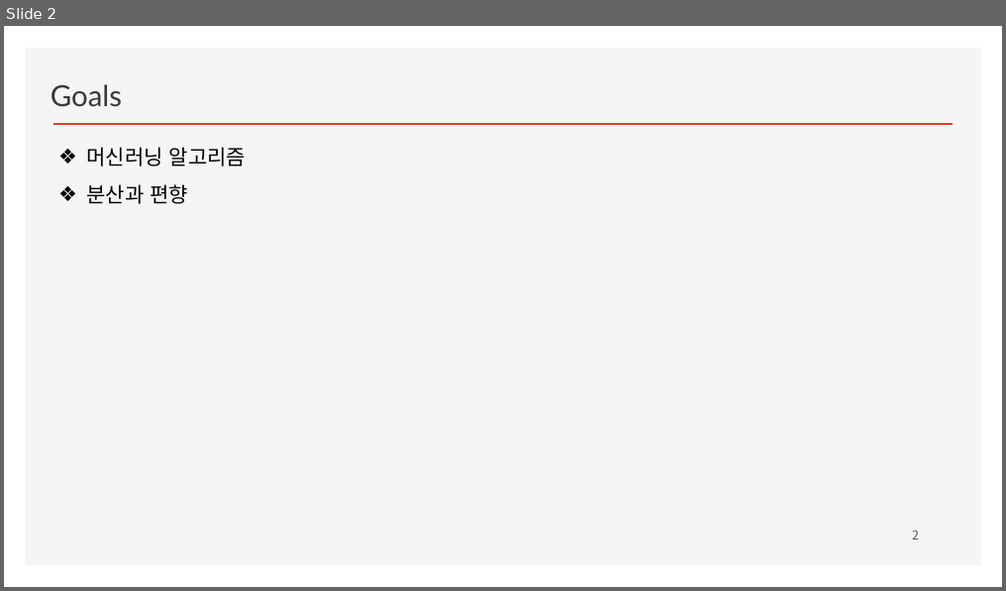
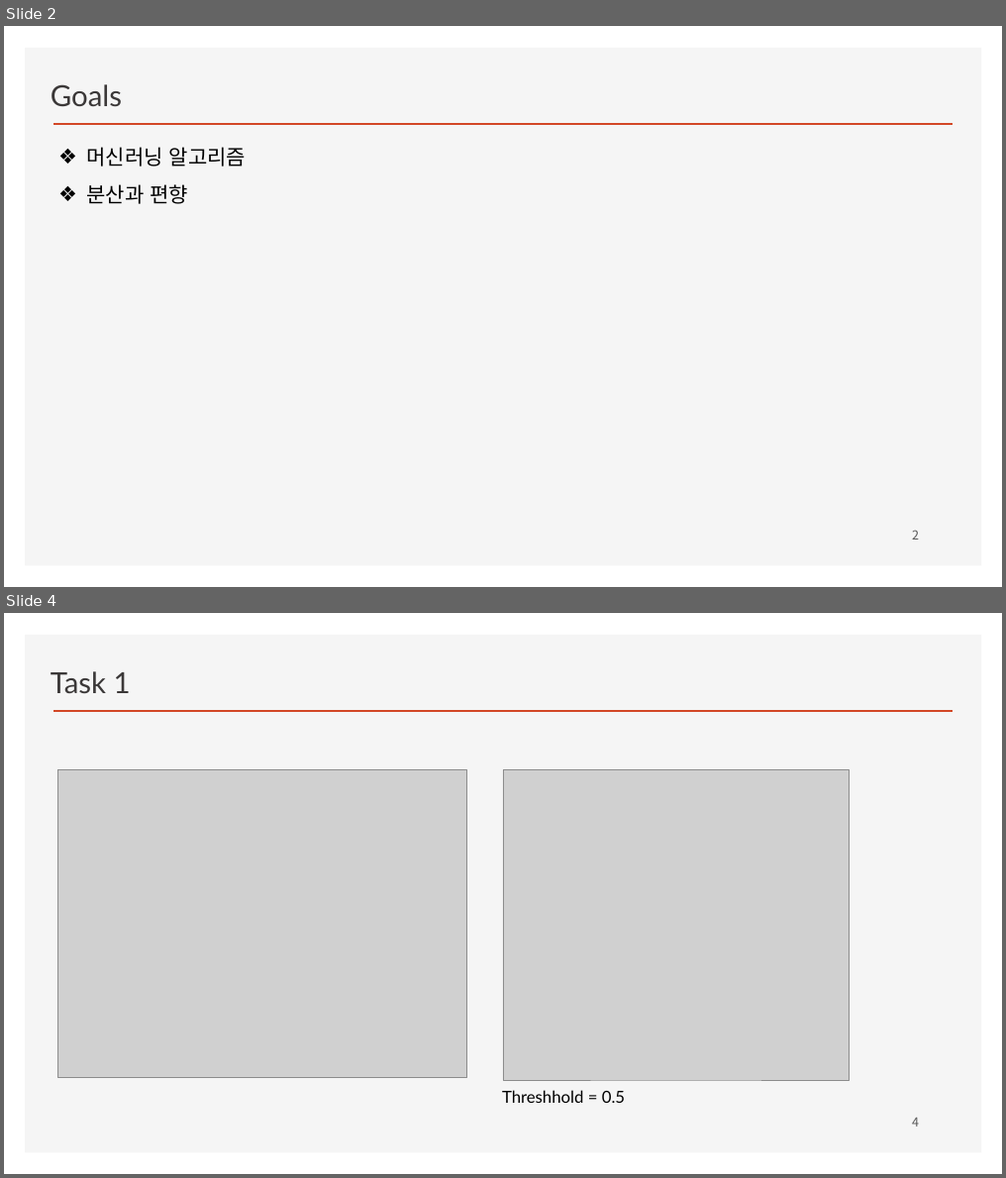
Before and after one commit to ancestor9/2026_Fall_Machine-Learning, a slide deck: 02_Imbalanced data.pptx. Shown one above the other, each under a label of ours: slide 2 before the commit, slides 2 and 4 after it; the slides between them are not shown. The pictures are 1006x591 and 1006x1178 pixels, drawn with LibreOffice and Linux fonts; fonts in the diff are those of the drawing; grey boxes stand for pictures; background and template pictures are left out. Boxes give left, top, right and bottom in pixels: in the first picture for what was removed or moved away, otherwise in the second. Text is boxed around its words. In the diff, an @@ line names an element or a change of style, - is before the commit and + after.

```diff
--- a/02_Imbalanced data.pptx
+++ b/02_Imbalanced data.pptx
@@ slide 4 added at [4, 613, 1002, 1174], background #FFFFFF; not listed: 2 template elements that a slide beside it also shows @@
@@ text added at [51, 671, 131, 694], 28 pt, text #3B3838 @@
+Task 1
@@ picture added at [57, 770, 466, 1078] @@
@@ picture added at [503, 770, 849, 1080] @@
@@ text added at [502, 1090, 625, 1103], 16 pt, text #000000 @@
+Threshhold = 0.5
@@ page number added at [912, 1118, 919, 1127], 12 pt, text #595959 @@
+4
```
Also in this commit, not shown: 2 slides changed, 2 other slides added.
